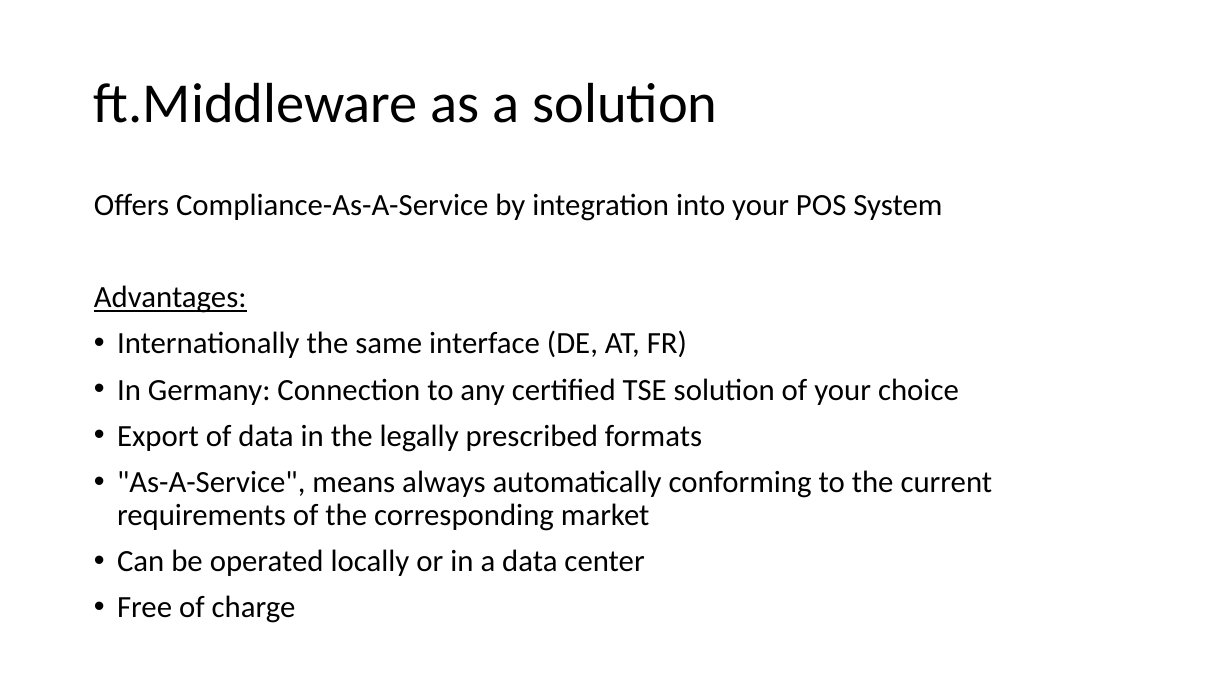
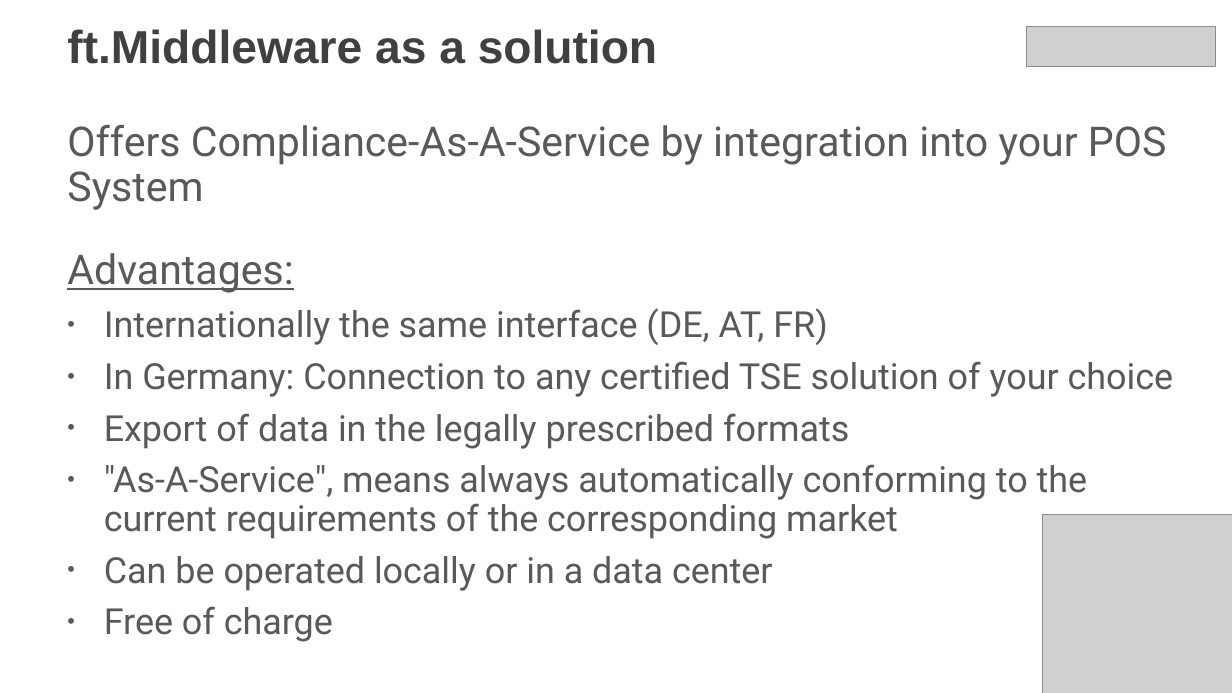
Before and after one commit to fiskaltrust/productdescription-de-doc, a slide deck: slide 5 of for-poscreators/presentation/media/lead-presentation-creator-en.pptx. Drawn at 1232x693 pixels with LibreOffice and Linux fonts; fonts in the diff are those of the drawing; grey boxes stand for pictures. Boxes give left, top, right and bottom in pixels: in the first picture for what was removed or moved away, otherwise in the second. Text is boxed around its words. In the diff, an @@ line names an element or a change of style, - is before the commit and + after.

```diff
--- a/for-poscreators/presentation/media/lead-presentation-creator-en.pptx
+++ b/for-poscreators/presentation/media/lead-presentation-creator-en.pptx
@@ title "ft.Middleware as a solution": place and size @@
-title "ft.Middleware as a solution" at [94, 82, 717, 123]
+title "ft.Middleware as a solution" at [67, 29, 657, 64]
@@ title "ft.Middleware as a solution" at [67, 29, 657, 64]: size 44 to 36 pt, font Calibri to Arial, text colour #000000 to #404040, bold on; vertical alignment middle to top @@
@@ picture added at [1027, 27, 1215, 67] @@
@@ text "Offers Compliance-As-A-Service by integration into ...": place and size @@
-text "Offers Compliance-As-A-Service by integration into ..." at [94, 193, 993, 623]
+text "Offers Compliance-As-A-Service by integration into ..." at [67, 125, 1174, 642]
@@ text "Offers Compliance-As-A-Service by integration into ..." at [67, 125, 1174, 642]: size 24 to 32 pt in "Offers Compliance-As-A-Service by integration into your POS ...", "Advantages:"; font Calibri to Roboto, text colour #000000 to #595959; size 24 to 28 pt in "Internationally the same interface (DE, AT, FR)", "In Germany: Connection to any certified TSE ...", "Export of data in the legally prescribed ...", ""As-A-Service", means always automatically conforming to the ..." and 2 more places; indent changed @@
@@ picture added at [1043, 515, 1232, 693] @@
```
Also in this commit, not shown: 26 other slides changed, 3 slides added, 3 slides removed.
